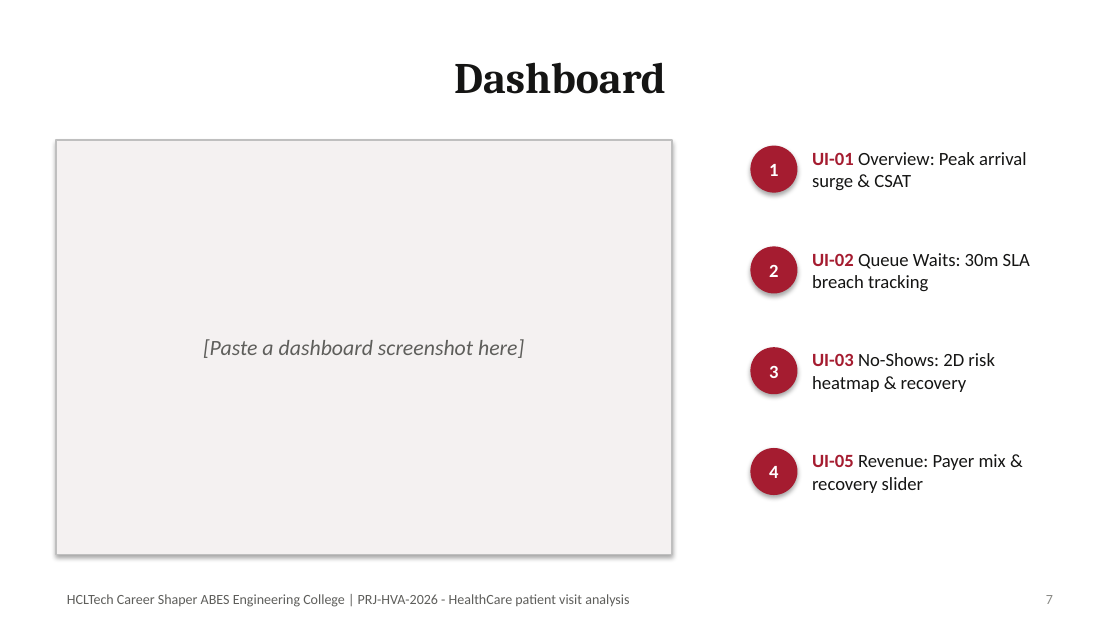
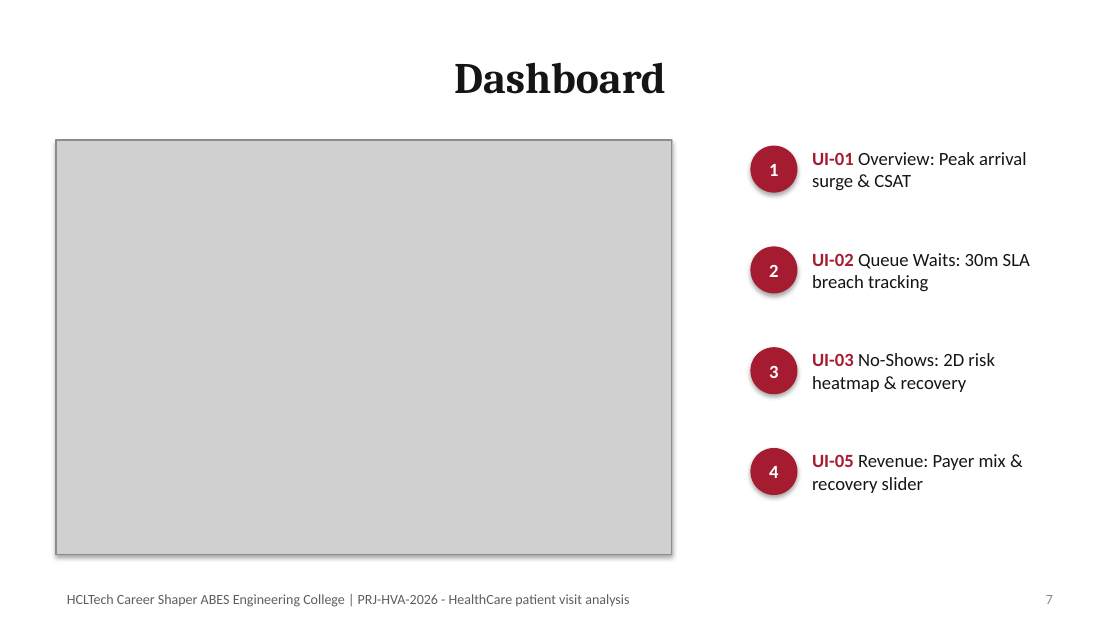
Before and after one commit to ksamrat629-cell/College-mini-Project-, a slide deck: slide 7 of docs/18_Presentation.pptx. Drawn at 1120x630 pixels with LibreOffice and Linux fonts; fonts in the diff are those of the drawing; grey boxes stand for pictures. Boxes give left, top, right and bottom in pixels: in the first picture for what was removed or moved away, otherwise in the second. Text is boxed around its words. In the diff, an @@ line names an element or a change of style, - is before the commit and + after.

```diff
--- a/docs/18_Presentation.pptx
+++ b/docs/18_Presentation.pptx
@@ picture added at [56,140,672,554] @@
@@ text in rectangle at [203,339,524,358]: text removed @@
-[Paste a dashboard screenshot here]
```
Also in this commit, not shown: 2 other slides changed, 3 other files.
